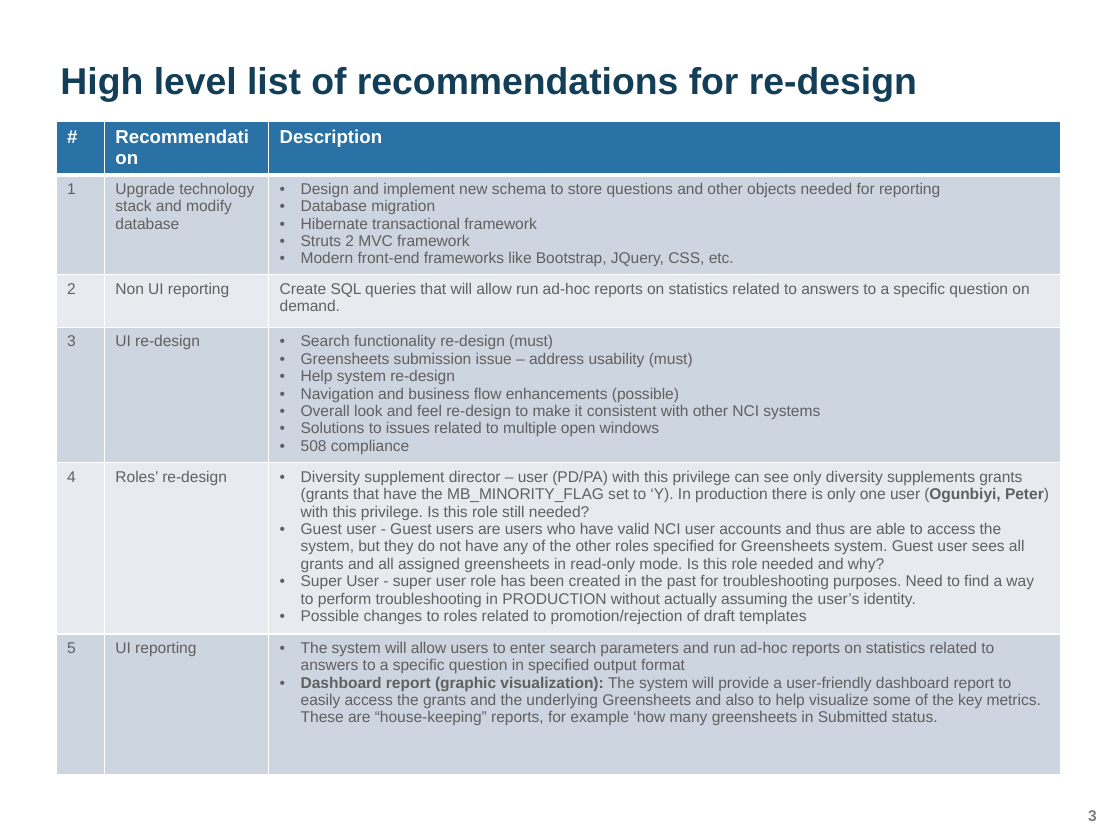
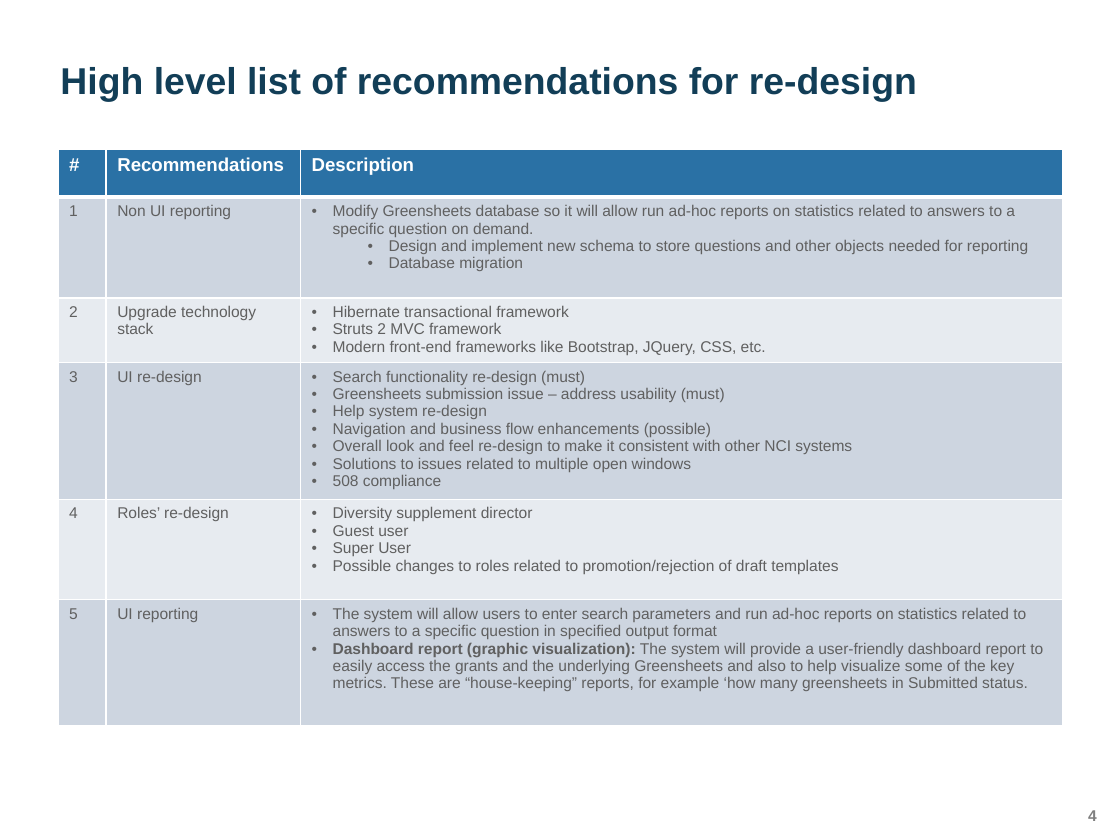
Before and after one commit to yaoh4/greensheets_classic, a slide deck: slide 4 of Requirements/Presentations/GreenSheets Recommendations.pptx (slide 3 before the commit). Drawn at 1120x840 pixels with LibreOffice and Linux fonts; fonts in the diff are those of the drawing; background and template pictures are left out. Boxes give left, top, right and bottom in pixels: in the first picture for what was removed or moved away, otherwise in the second. Text is boxed around its words. In the diff, an @@ line names an element or a change of style, - is before the commit and + after.

Commit message:
Yp changes to presentation

```diff
--- a/Requirements/Presentations/GreenSheets Recommendations.pptx
+++ b/Requirements/Presentations/GreenSheets Recommendations.pptx
@@ table at bbox=[58, 149, 1063, 737] @@
-row 1, column 2: Recommendation
+row 1, column 2: Recommendations
-row 2, column 2: Upgrade technology stack and modify database
+row 2, column 2: Non UI reporting
-row 2, column 3: Design and implement new schema to store questions and other objects needed for reporting / Database migration / Hibernate transactional framework / Struts 2 MVC framework / Modern front-end frameworks like Bootstrap, JQuery, CSS, etc.
+row 2, column 3: Modify Greensheets database so it will allow run ad-hoc reports on statistics related to answers to a specific question on demand. / Design and implement new schema to store questions and other objects needed for reporting / Database migration
-row 3, column 2: Non UI reporting
+row 3, column 2: Upgrade technology stack
-row 3, column 3: Create SQL queries that will allow run ad-hoc reports on statistics related to answers to a specific question on demand.
+row 3, column 3: Hibernate transactional framework / Struts 2 MVC framework / Modern front-end frameworks like Bootstrap, JQuery, CSS, etc.
-row 5, column 3: Diversity supplement director – user (PD/PA) with this privilege can see only diversity supplements grants (grants that have the MB_MINORITY_FLAG set to ‘Y). In production there is only one user (Ogunbiyi, Peter) with this privilege. Is this role still needed? / Guest user - Guest users are users who have valid NCI user accounts and thus are able to access the system, but they do not have any of the other roles specified for Greensheets system. Guest user sees all grants and all assigned greensheets in read-only mode. Is this role needed and why? / Super User - super user role has been created in the past for troubleshooting purposes. Need to find a way to perform troubleshooting in PRODUCTION without actually assuming the user’s identity. / Possible changes to roles related to promotion/rejection of draft templates
+row 5, column 3: Diversity supplement director / Guest user / Super User / Possible changes to roles related to promotion/rejection of draft templates
@@ table: place and size @@
-table at bbox=[56, 121, 1061, 796]
+table at bbox=[58, 149, 1063, 737]
@@ page number at bbox=[1088, 810, 1097, 821]: text changed @@
-3
+4
```
Also in this commit, not shown: 1 slide added, 1 slide removed.
